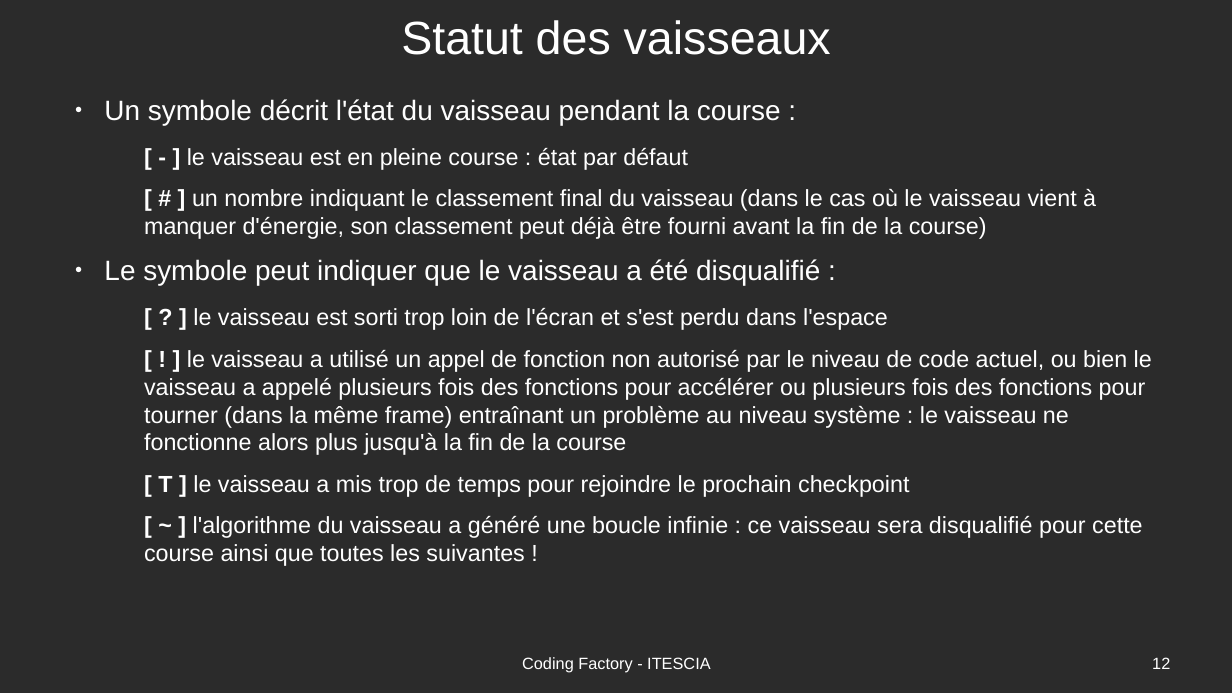
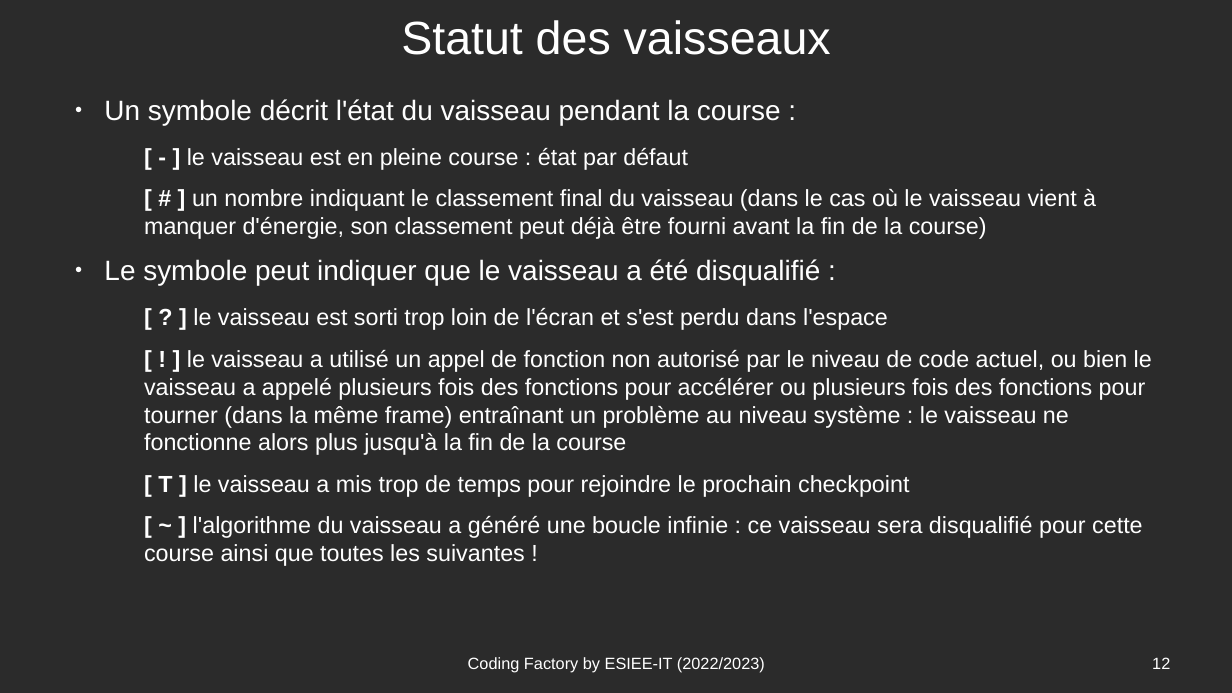
Before and after one commit to Romuald78/codingdojo_studentplugin, a slide deck: slide 12 of resources/doc/piscine_codingfactory-vaisseaux.odp. Drawn at 1232x693 pixels with LibreOffice and Linux fonts; fonts in the diff are those of the drawing; background and template pictures are left out; a plain dark background stands for a picture behind light text. Boxes give left, top, right and bottom in pixels: in the first picture for what was removed or moved away, otherwise in the second. Text is boxed around its words. In the diff, an @@ line names an element or a change of style, - is before the commit and + after.

```diff
--- a/resources/doc/piscine_codingfactory-vaisseaux.odp
+++ b/resources/doc/piscine_codingfactory-vaisseaux.odp
@@ text at [468,657,765,673]: text changed @@
-Coding Factory - ITESCIA
+Coding Factory by ESIEE-IT (2022/2023)
```
Also in this commit, not shown: 41 other slides changed, 1 other file.
